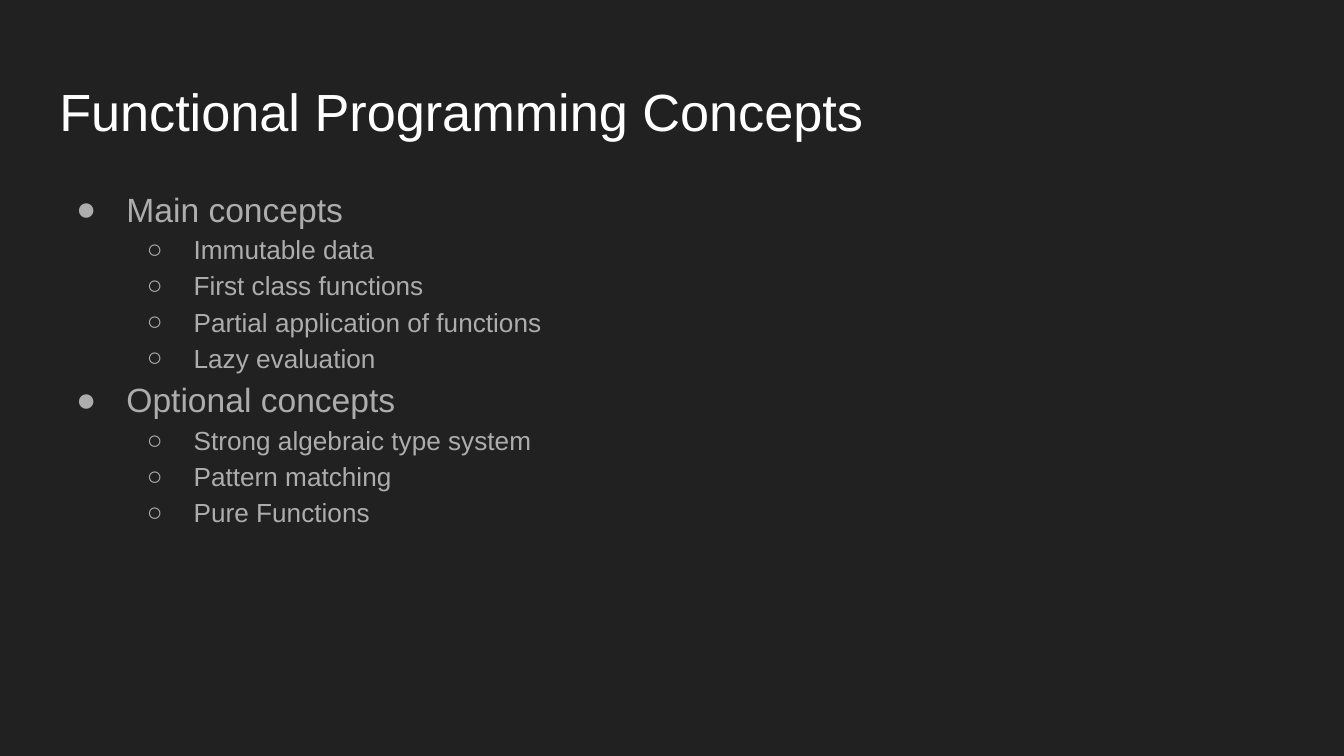
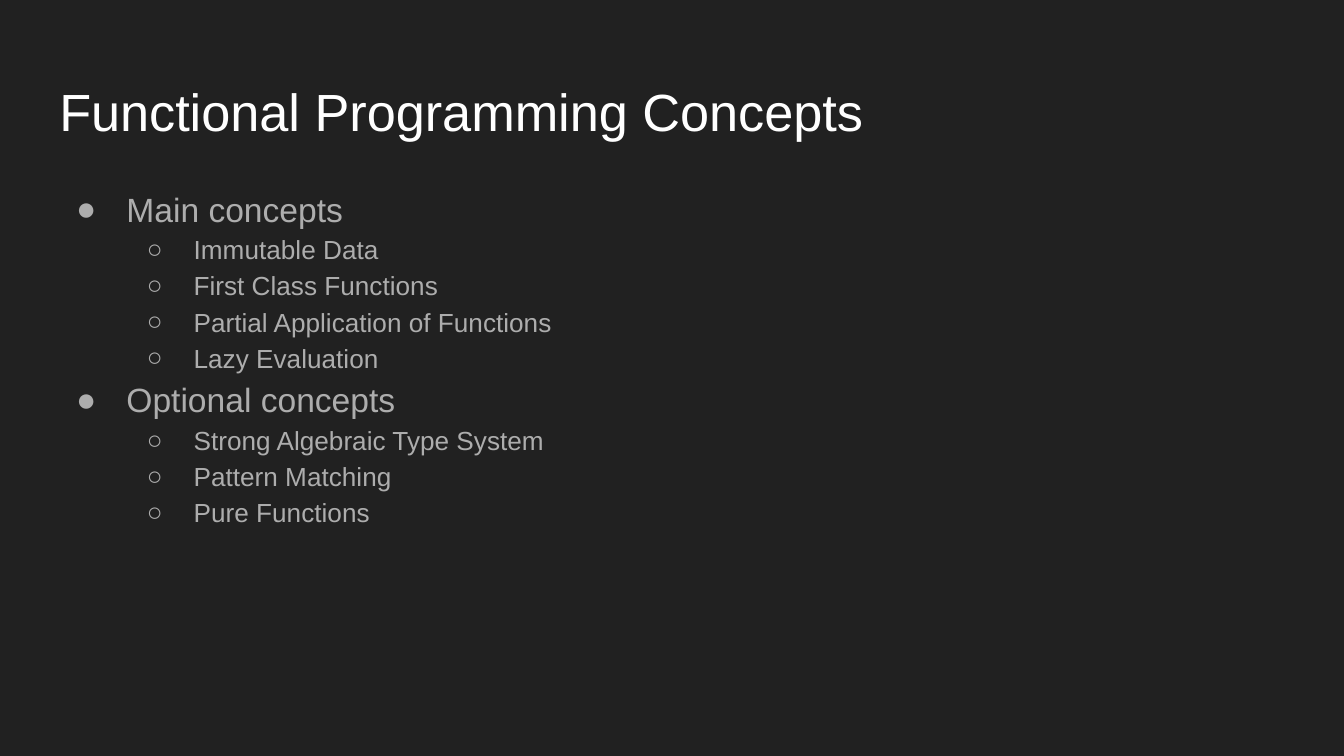
Before and after one commit to evanrupert/haskell-presentation, a slide deck: slide 6 of programming_in_haskell.pptx. Drawn at 1344x756 pixels with LibreOffice and Linux fonts; fonts in the diff are those of the drawing. Boxes give left, top, right and bottom in pixels: in the first picture for what was removed or moved away, otherwise in the second. Text is boxed around its words. In the diff, an @@ line names an element or a change of style, - is before the commit and + after.

```diff
--- a/programming_in_haskell.pptx
+++ b/programming_in_haskell.pptx
@@ text at [194, 240, 551, 373]: text changed @@
-  ○ Immutable data
-  ○ First class functions
-  ○ Partial application of functions
-  ○ Lazy evaluation
+  ○ Immutable Data
+  ○ First Class Functions
+  ○ Partial Application of Functions
+  ○ Lazy Evaluation
@@ text at [194, 431, 543, 492]: text changed @@
-  ○ Strong algebraic type system
-  ○ Pattern matching
+  ○ Strong Algebraic Type System
+  ○ Pattern Matching
```
Also in this commit, not shown: 3 other slides changed, 1 other file.
